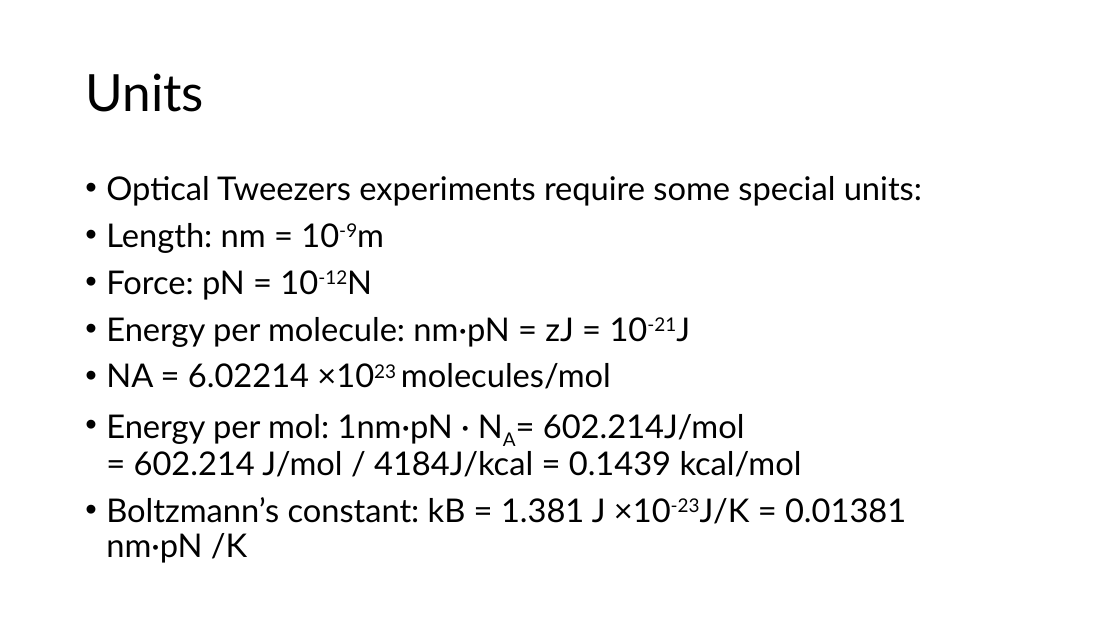
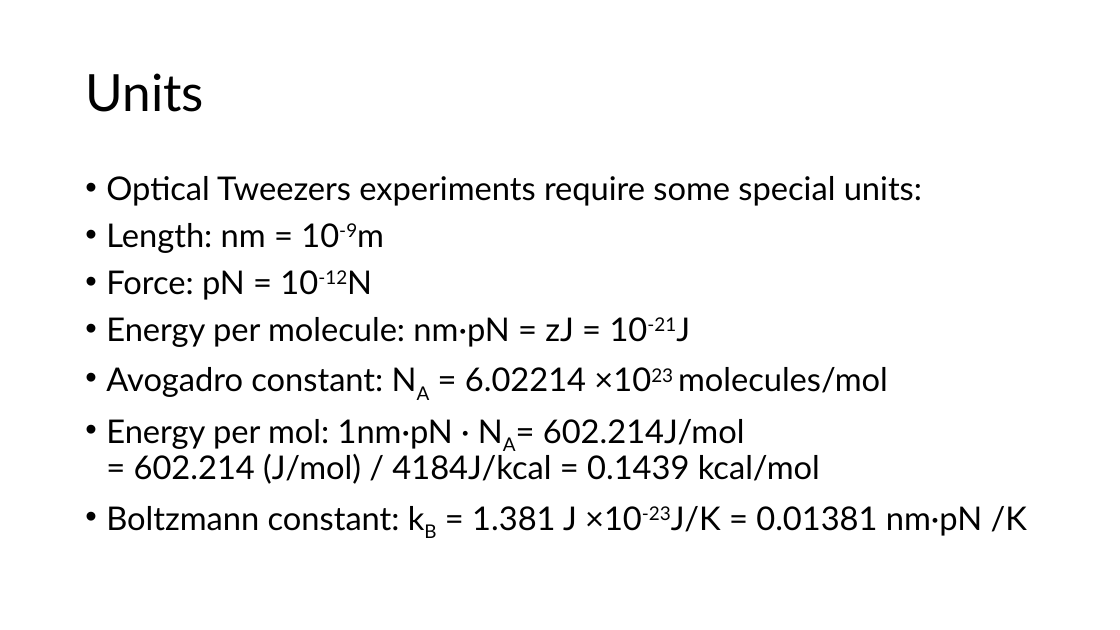
Before and after one commit to are-mj/OpticalTweezers, a slide deck: slide 27 of Summer school 2024/Fitting models to experiment.pptx (slide 26 before the commit). Drawn at 1120x630 pixels with LibreOffice and Linux fonts; fonts in the diff are those of the drawing. Boxes give left, top, right and bottom in pixels: in the first picture for what was removed or moved away, otherwise in the second. Text is boxed around its words. In the diff, an @@ line names an element or a change of style, - is before the commit and + after.

```diff
--- a/Summer school 2024/Fitting models to experiment.pptx
+++ b/Summer school 2024/Fitting models to experiment.pptx
@@ text at (106, 367, 1027, 536): text changed @@
-• NA = 6.02214 ×1023 molecules/mol
-• Energy per mol: 1nm·pN · NA= 602.214J/mol
-  = 602.214 J/mol / 4184J/kcal = 0.1439 kcal/mol
-• Boltzmann’s constant: kB = 1.381 J ×10-23J/K = 0.01381 nm·pN /K
+• Avogadro constant: NA = 6.02214 ×1023 molecules/mol
+• Energy per mol: 1nm·pN · NA= 602.214J/mol
+  = 602.214 (J/mol) / 4184J/kcal = 0.1439 kcal/mol
+• Boltzmann constant: kB = 1.381 J ×10-23J/K = 0.01381 nm·pN /K
```
Also in this commit, not shown: 4 other slides changed, 1 slide added, 1 other file.
